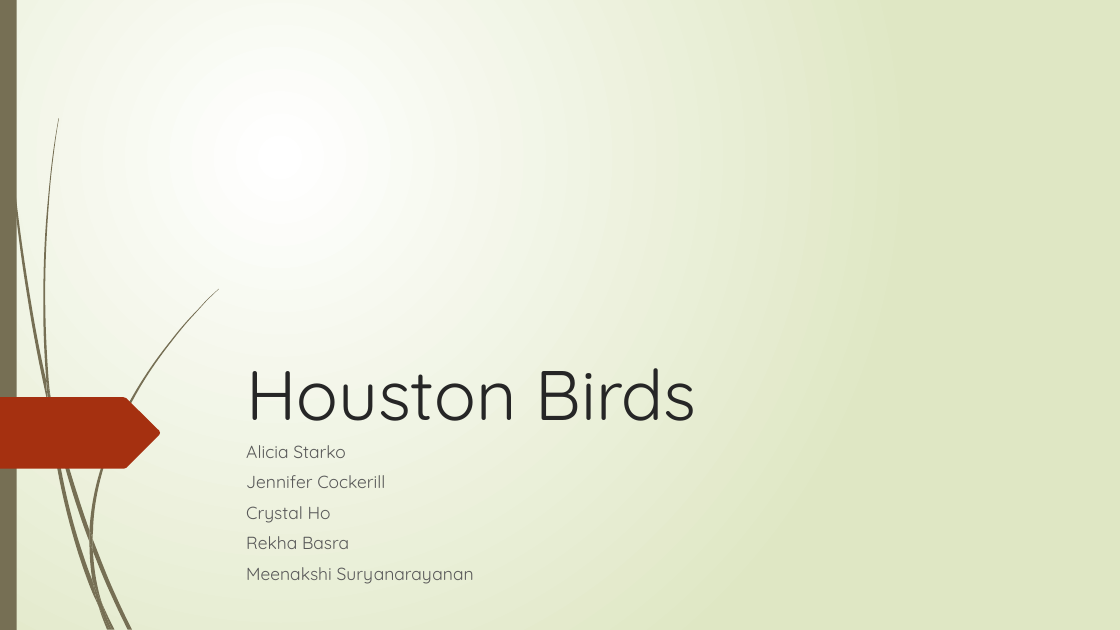
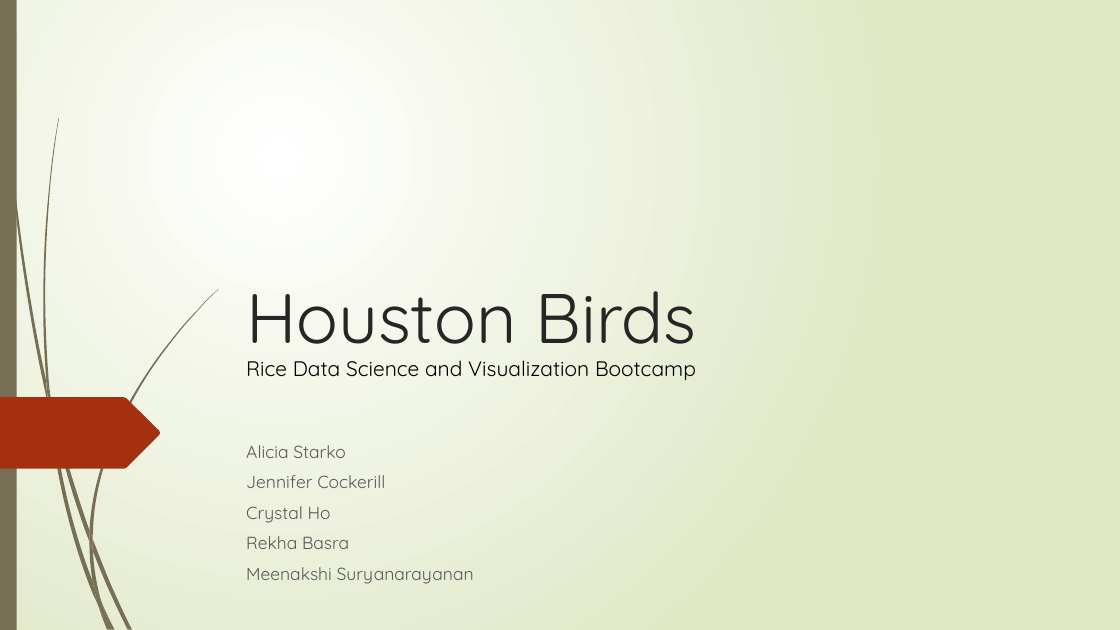
Before and after one commit to CrystalRae90/Machine_Learning_Project, a slide deck: slide 1 of Presentation.pptx. Drawn at 1120x630 pixels with LibreOffice and Linux fonts; fonts in the diff are those of the drawing; background and template pictures are left out. Boxes give left, top, right and bottom in pixels: in the first picture for what was removed or moved away, otherwise in the second. Text is boxed around its words. In the diff, an @@ line names an element or a change of style, - is before the commit and + after.

```diff
--- a/Presentation.pptx
+++ b/Presentation.pptx
@@ title "Houston Birds" rewrapped from (x1=246, y1=368, x2=697, y2=421) to (x1=246, y1=291, x2=697, y2=361) @@
@@ text added at (x1=246, y1=360, x2=696, y2=380), 18 pt, text #000000 @@
+Rice Data Science and Visualization Bootcamp
```
Also in this commit, not shown: 6 other slides changed, 1 slide added, 1 other file.
